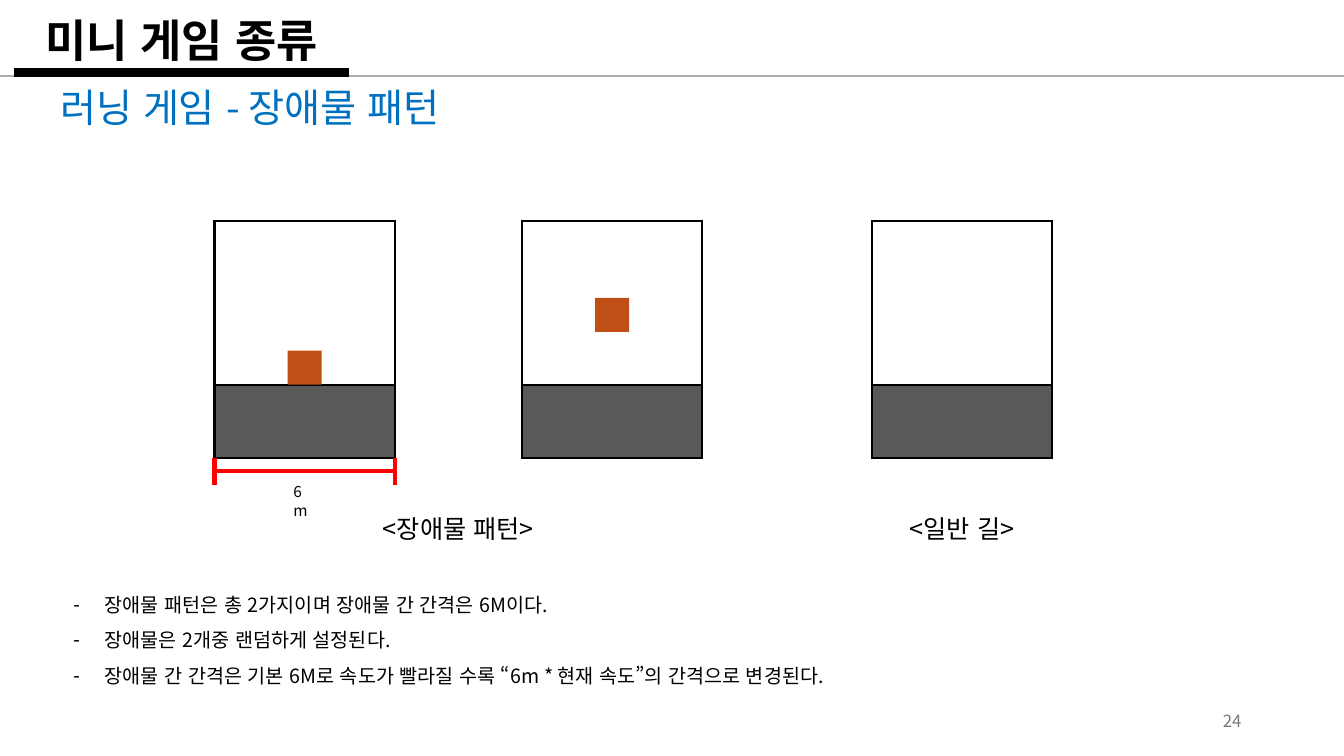
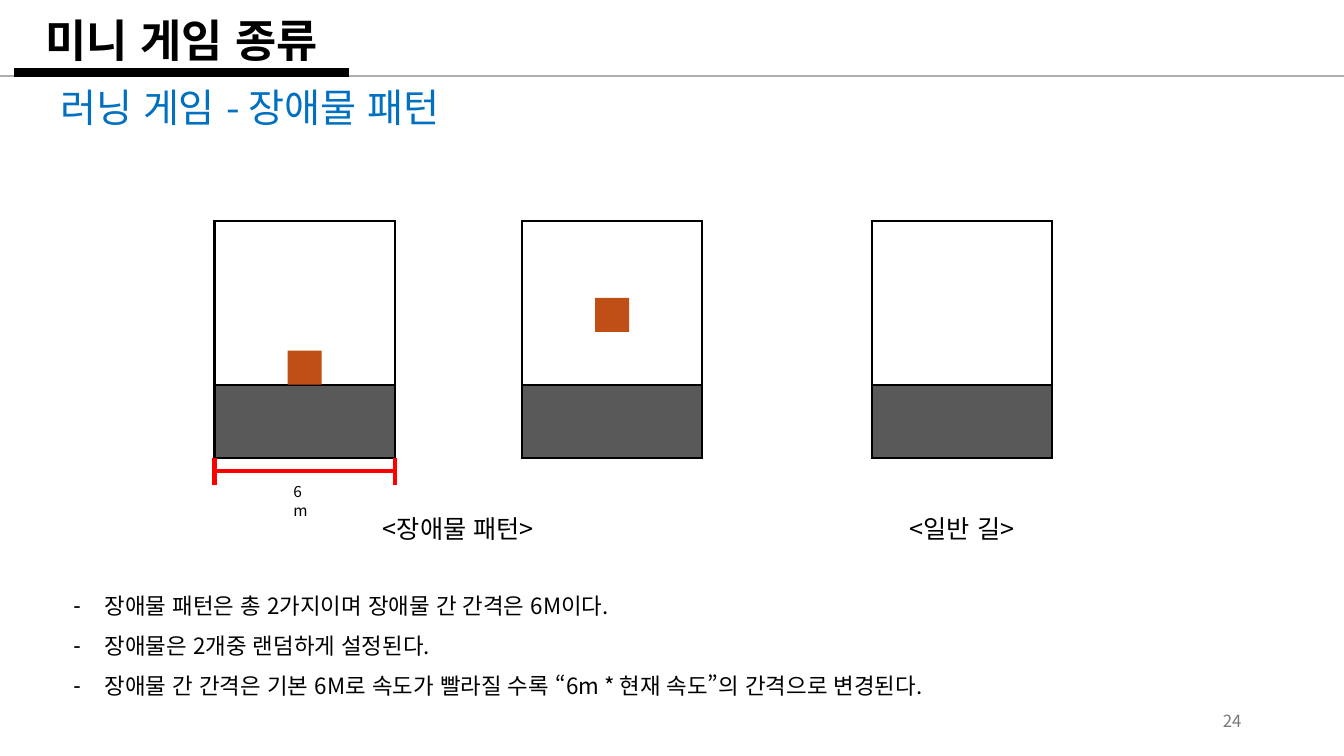
Before and after one commit to weariness00/Mandle_10Minute_Game, a slide deck: slide 24 of document/Please Leave me alone!.pptx. Drawn at 1344x756 pixels with LibreOffice and Linux fonts; fonts in the diff are those of the drawing. Boxes give left, top, right and bottom in pixels: in the first picture for what was removed or moved away, otherwise in the second. Text is boxed around its words. In the diff, an @@ line names an element or a change of style, - is before the commit and + after.

```diff
--- a/document/Please Leave me alone!.pptx
+++ b/document/Please Leave me alone!.pptx
@@ text "장애물 패턴은 총 2가지이며 장애물 ..." at [105, 595, 923, 696]: size 14 to 16 pt @@
```
Also in this commit, not shown: 2 other slides changed, 1 slide added, 1 slide removed, 6 other files.
